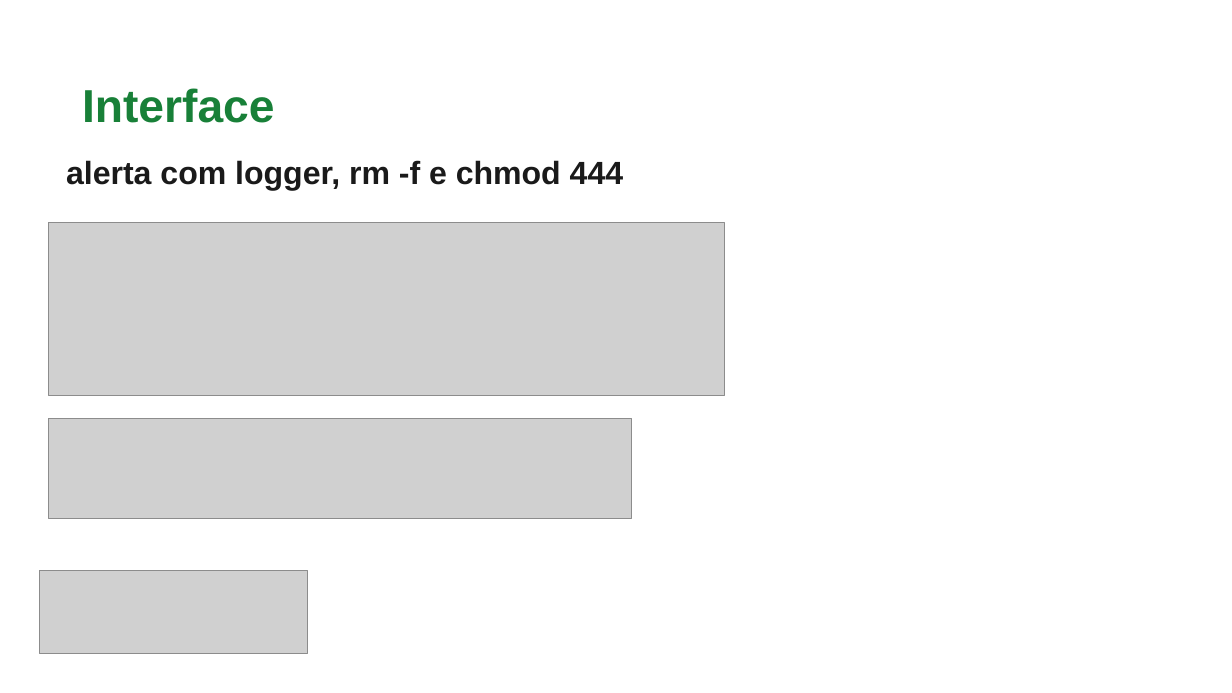
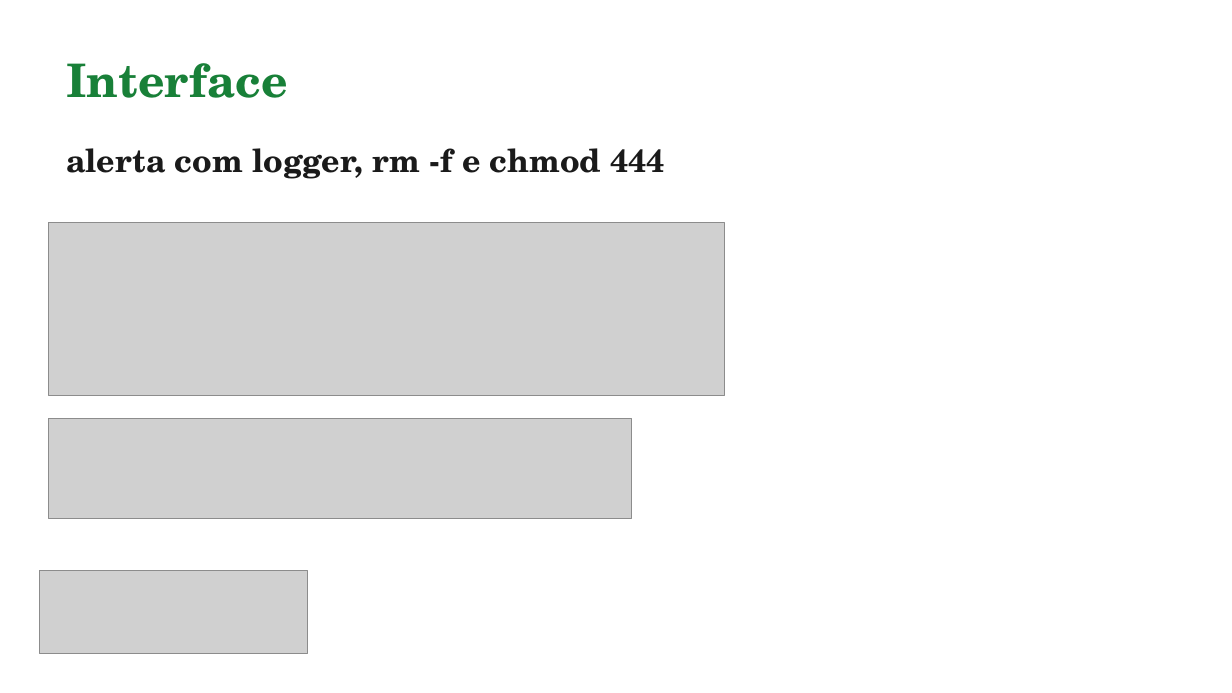
Before and after one commit to Alice678-afk/SO-Trabalho1, a slide deck: slide 11 of entrega/TrabalhoPratico1.pptx. Drawn at 1232x693 pixels with LibreOffice and Linux fonts; fonts in the diff are those of the drawing; grey boxes stand for pictures. Boxes give left, top, right and bottom in pixels: in the first picture for what was removed or moved away, otherwise in the second. Text is boxed around its words. In the diff, an @@ line names an element or a change of style, - is before the commit and + after.

```diff
--- a/entrega/TrabalhoPratico1.pptx
+++ b/entrega/TrabalhoPratico1.pptx
@@ text "Interface" at bbox=[66, 63, 288, 98]: font Arial to TeX Gyre Schola @@
@@ text "Interface": place and size @@
-text "Interface" at bbox=[82, 88, 274, 123]
+text "Interface" at bbox=[66, 63, 288, 98]
@@ text "alerta com logger, rm -f ...": place and size @@
-text "alerta com logger, rm -f ..." at bbox=[66, 160, 623, 191]
+text "alerta com logger, rm -f ..." at bbox=[66, 148, 665, 179]
@@ text "alerta com logger, rm -f ..." at bbox=[66, 148, 665, 179]: font Arial to TeX Gyre Schola @@
```
Also in this commit, not shown: 23 other slides changed, 5 slides added, 1 slide removed, 2 other files.
